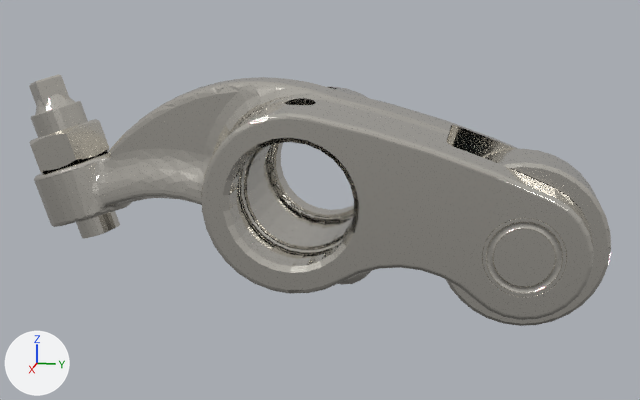
Before and after pictures for a commit that changed the glTF model public/models/Parts/Rocket arm, Cam Roller, BZ Pin .glb.
The view is the same before and after, from a 50 mm camera at (0.997, -1.188, 0.17) aimed at (0.025, -1.382, -0.073). Lighting does not change. The marker at lower left points along +X, +Y and +Z. The picture after the commit comes second. Where no turn or scale is listed for an object, it has been applied to the vertices. Vertices at exactly the same position are counted once.

Names of what the first picture shows: 'mat_1.003', 'mat_2.003', 'mat_3.001', 'mat_7'.
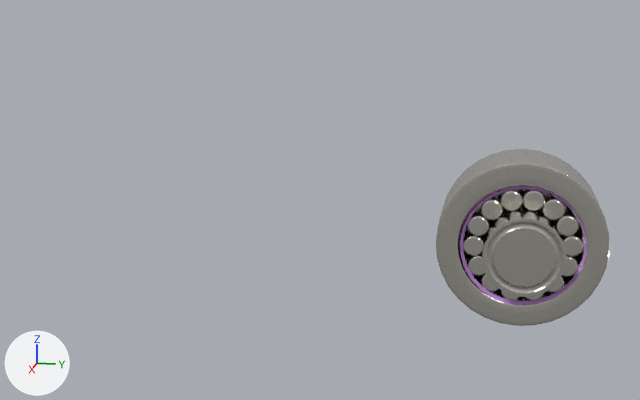
Where the newer file only moved an object's origin or applied its transform, the numbers keep the older frame.

Where the change shows, as pixel boxes [x1, y1, x2, y2] in the pictures (640 x 400 px):
'mat_1.003', deleted: before [34, 77, 594, 320]
'mat_3.001', reshaped, moved, turned, rescaled: before [446, 149, 611, 326]; after [436, 149, 610, 326]
'mat_7', reshaped: before [29, 74, 567, 297]; after [482, 203, 567, 297]
'mat_2.003', deleted: before [229, 145, 353, 266]
part 1 of me_mat_7, deleted: before [29, 74, 120, 239]
part 2 of me_mat_7, deleted: before [29, 119, 109, 173]
part 3 of me_mat_3_001, added: after [436, 149, 610, 326]
part 4 of me_mat_3_001, deleted: before [446, 149, 611, 326]
'mat_5', unchanged, uncovered by the edit: after [463, 189, 583, 301]
'mat_4', unchanged, uncovered by the edit: after [460, 186, 587, 306]

The change, as a list of edits to the scene's bpy script:
```text
Change me_mat_7:
    used by ob_mat_7; location = (0.0291, -1.3896, -0.0499)
    remove me_mat_7.from_pydata(...)  # 1643 vertices, 3278 faces; spans x -0.082..0.12, y -0.369..0.275, z -0.094..0.11
    add me_mat_7.from_pydata(...)  # 1040 vertices, 2076 faces; spans x -0.041..0.12, y 0.192..0.275, z -0.081..-0.001
    me_mat_7 part 1: the loose piece of 383 vertices spanning x -0.07..-0.006, y -0.364..-0.258, z -0.094..0.11 is deleted
    me_mat_7 part 2: the loose piece of 220 vertices spanning x -0.082..0.006, y -0.369..-0.264, z -0.011..0.055 is deleted
Change me_mat_3_001:
    used by ob_mat_3_001; location = (0.0291, -1.3896, -0.0499); rotation_euler = (1.571, 0.0, -1.554), in degrees (90, 0, -89); scale = (0.0108, 0.0108, 0.0108)
    remove me_mat_3_001.from_pydata(...)  # 526 vertices, 948 faces; spans x -29.5..-13.5, y -11.8..4.2, z -7.8..-0.2
    add me_mat_3_001.from_pydata(...)  # 640 vertices, 1280 faces; spans x -1.1..1.1, y -1.1..1.1, z -0.4..0.6
    me_mat_3_001 part 3: 640 vertices added at x -1.1..1.1, y -1.1..1.1, z -0.4..0.6
    me_mat_3_001 part 4: 526 vertices removed from x -29.5..-13.5, y -11.8..4.2, z -7.8..-0.2
Change ob_mat_3_001:
    ob_mat_3_001.location: (0.0291, -1.3896, -0.0499) -> (0.0756, -1.1571, -0.091)
    ob_mat_3_001.rotation_euler: (1.571, 0.0, -1.554) -> (1.565, 0.0, -1.562)  # degrees (90, 0, -89)
    ob_mat_3_001.scale: (0.0108, 0.0108, 0.0108) -> (0.0766, 0.0766, 0.0766)
Remove ob_mat_2_003:
    ob_mat_2_003 = bpy.data.objects.new('mat_2.003', me_mat_2_003)
    ob_mat_2_003.location = (0.0291, -1.3896, -0.0499)
Remove ob_mat_1_003:
    ob_mat_1_003 = bpy.data.objects.new('mat_1.003', me_mat_1_003)
    ob_mat_1_003.location = (0.0291, -1.3896, -0.0499)
```
